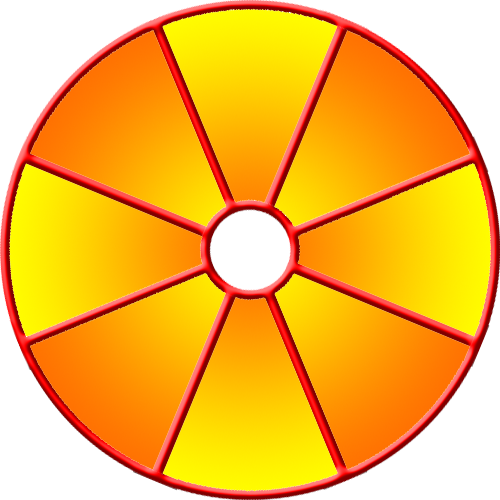
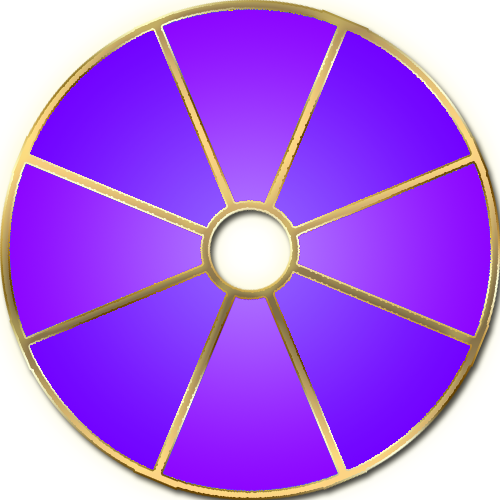
Layer changes from the first 500px x 500px image to the second:
painted on "back" over [9, 9, 491, 492]
painted on "wheel" over [0, 0, 500, 500]
